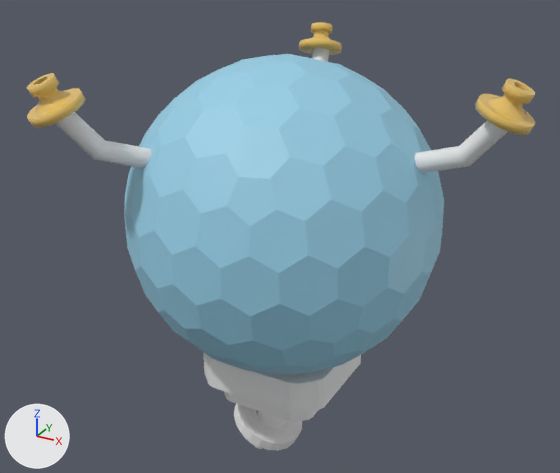
Before and after pictures for a commit that changed the Blender file Assets/Models/RuneBase/TriggerRunes/FieldEmitter.blend.
The view is the same before and after, from a 50 mm lens placed at (1.73, -3.18, 2.14), pointed at (-0.05, 0.05, 0.52). Every picture has the same lights, and +X, +Y and +Z are marked at lower left. The older version comes first.

The older version as bpy lines, for what is in view:
```python
ob_béziercurve_003 = bpy.data.objects.new('BézierCurve.003', cu_béziercurve_003)
ob_béziercurve_003.location = (0.164, -0.061, 0.971)
ob_béziercurve_003.rotation_euler = (0.0, 0.181, 0.0)  # degrees (0, 10, 0)
ob_béziercurve_003.scale = (0.614, 0.614, 0.614)
ob_béziercurve_004 = bpy.data.objects.new('BézierCurve.004', cu_béziercurve_004)
ob_béziercurve_004.location = (0.012, 0.174, 0.971)
ob_béziercurve_004.rotation_euler = (0.0, 0.181, 1.859)  # degrees (0, 10, 107)
ob_béziercurve_004.scale = (0.614, 0.614, 0.614)
ob_béziercurve_005 = bpy.data.objects.new('BézierCurve.005', cu_béziercurve_005)
ob_béziercurve_005.location = (-0.15, -0.09, 0.971)
ob_béziercurve_005.rotation_euler = (0.0, 0.181, 4.037)  # degrees (0, 10, 231)
ob_béziercurve_005.scale = (0.614, 0.614, 0.614)
ob_cube = bpy.data.objects.new('Cube', me_cube_001)
ob_cube.location = (0.0, 0.0, 0.366)
ob_cube.scale = (0.548, 0.548, 0.548)
ob_icosphere = bpy.data.objects.new('Icosphere', me_icosphere)
ob_icosphere.location = (0.0, 0.0, 0.667)
ob_icosphere.scale = (0.802, 0.802, 0.802)
ob_insocket = bpy.data.objects.new('InSocket', me_circle_002)
ob_insocket.location = (1.022, -0.011, 1.301)
ob_insocket.rotation_euler = (-0.0959, 0.397, -0.223)  # degrees (-5.5, 23, -13)
ob_insocket.scale = (0.126, 0.126, 0.126)
ob_insocket_001 = bpy.data.objects.new('InSocket.001', me_circle_001)
ob_insocket_001.location = (-0.304, 0.999, 1.301)
ob_insocket_001.rotation_euler = (-0.0959, 0.397, 1.636)  # degrees (-5.5, 23, 94)
ob_insocket_001.scale = (0.126, 0.126, 0.126)
ob_insocket_002 = bpy.data.objects.new('InSocket.002', me_circle_003)
ob_insocket_002.location = (-0.643, -0.81, 1.301)
ob_insocket_002.rotation_euler = (-0.0959, 0.397, 3.814)  # degrees (-5.5, 23, 219)
ob_insocket_002.scale = (0.126, 0.126, 0.126)
# also in view: 'OutSocket' at (-0.1, 0.01, -0.64)
```
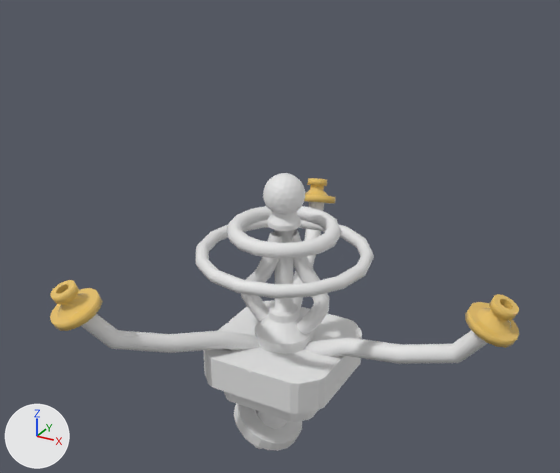
Boxes [x1, y1, x2, y2] around the edits, measured in the pictures (560 x 473 px):
'Icosphere', hidden (blue): before [125, 54, 444, 375]
'BézierCurve.003', moved: before [415, 110, 527, 173]; after [304, 321, 512, 364]
'BézierCurve.005', moved: before [55, 112, 151, 168]; after [81, 314, 260, 353]
'InSocket', moved: before [475, 79, 535, 135]; after [465, 294, 519, 348]
'BézierCircle.001', added: after [196, 220, 374, 298]
'InSocket.002', moved: before [27, 73, 86, 128]; after [50, 280, 102, 331]
'BézierCircle', added: after [227, 206, 342, 259]
'InSocket.001', moved: before [299, 22, 342, 55]; after [304, 178, 336, 204]
'BézierCurve.004', moved: before [312, 48, 329, 62]; after [293, 202, 324, 314]
'Icosphere.001', unchanged, uncovered by the edit: after [263, 173, 305, 215]
'BézierCurve', unchanged, uncovered by the edit: after [292, 229, 329, 335]

The change, as a list of edits to the scene's bpy script:
```text
Add cu_béziercircle_001:
    cu_béziercircle_001 = bpy.data.curves.new('BézierCircle.001', 'CURVE')
    cu_béziercircle_001.dimensions = '3D'
    _sp = cu_béziercircle_001.splines.new('BEZIER'); _sp.bezier_points.add(3)
    _sp.bezier_points.foreach_set('co', [-1.0, 0.0, 0.0, 0.0, 1.0, 0.0, 1.0, 0.0, 0.0, 0.0, -1.0, 0.0])
    _sp.bezier_points.foreach_set('handle_left', [-1.0, -0.552, 0.0, -0.552, 1.0, 0.0, 1.0, 0.552, 0.0, 0.552, -1.0, 0.0])
    _sp.bezier_points.foreach_set('handle_right', [-1.0, 0.552, 0.0, 0.552, 1.0, 0.0, 1.0, -0.552, 0.0, -0.552, -1.0, 0.0])
    for _p, _l, _r in zip(_sp.bezier_points, ['AUTO', 'AUTO', 'AUTO', 'AUTO'], ['AUTO', 'AUTO', 'AUTO', 'AUTO']): _p.handle_left_type = _l; _p.handle_right_type = _r
    _sp.order_u = 0
    _sp.order_v = 0
    _sp.resolution_u = 4
    _sp.use_cyclic_u = True
    cu_béziercircle_001.use_path = True
    cu_béziercircle_001.bevel_resolution = 2
    cu_béziercircle_001.bevel_depth = 0.08
    cu_béziercircle_001.resolution_u = 4
    cu_béziercircle_001.fill_mode = 'FULL'
Add cu_béziercircle:
    cu_béziercircle = bpy.data.curves.new('BézierCircle', 'CURVE')
    cu_béziercircle.dimensions = '3D'
    _sp = cu_béziercircle.splines.new('BEZIER'); _sp.bezier_points.add(3)
    _sp.bezier_points.foreach_set('co', [-1.0, 0.0, 0.0, 0.0, 1.0, 0.0, 1.0, 0.0, 0.0, 0.0, -1.0, 0.0])
    _sp.bezier_points.foreach_set('handle_left', [-1.0, -0.552, 0.0, -0.552, 1.0, 0.0, 1.0, 0.552, 0.0, 0.552, -1.0, 0.0])
    _sp.bezier_points.foreach_set('handle_right', [-1.0, 0.552, 0.0, 0.552, 1.0, 0.0, 1.0, -0.552, 0.0, -0.552, -1.0, 0.0])
    for _p, _l, _r in zip(_sp.bezier_points, ['AUTO', 'AUTO', 'AUTO', 'AUTO'], ['AUTO', 'AUTO', 'AUTO', 'AUTO']): _p.handle_left_type = _l; _p.handle_right_type = _r
    _sp.order_u = 0
    _sp.order_v = 0
    _sp.resolution_u = 4
    _sp.use_cyclic_u = True
    cu_béziercircle.use_path = True
    cu_béziercircle.bevel_resolution = 2
    cu_béziercircle.bevel_depth = 0.16
    cu_béziercircle.resolution_u = 4
    cu_béziercircle.fill_mode = 'FULL'
Change ob_icosphere:
    add ob_icosphere.hide_set(True)
Change ob_insocket:
    ob_insocket.location: (1.022, -0.011, 1.301) -> (1.078, -0.02, 0.334)
Change ob_béziercurve_003:
    ob_béziercurve_003.location: (0.164, -0.061, 0.971) -> (0.219, -0.07, 0.004)
Change ob_insocket_001:
    ob_insocket_001.location: (-0.304, 0.999, 1.301) -> (-0.319, 1.015, 0.334)
Change ob_béziercurve_004:
    ob_béziercurve_004.location: (0.012, 0.174, 0.971) -> (-0.003, 0.19, 0.004)
Change ob_insocket_002:
    ob_insocket_002.location: (-0.643, -0.81, 1.301) -> (-0.661, -0.816, 0.334)
Change ob_béziercurve_005:
    ob_béziercurve_005.location: (-0.15, -0.09, 0.971) -> (-0.168, -0.095, 0.004)
Add ob_béziercircle_001:
    ob_béziercircle_001 = bpy.data.objects.new('BézierCircle.001', cu_béziercircle_001)
    ob_béziercircle_001.location = (0.0, 0.0, 0.462)
    ob_béziercircle_001.scale = (0.425, 0.425, 0.425)
Add ob_béziercircle:
    ob_béziercircle = bpy.data.objects.new('BézierCircle', cu_béziercircle)
    ob_béziercircle.location = (0.0, 0.0, 0.589)
    ob_béziercircle.scale = (0.252, 0.252, 0.252)
```
